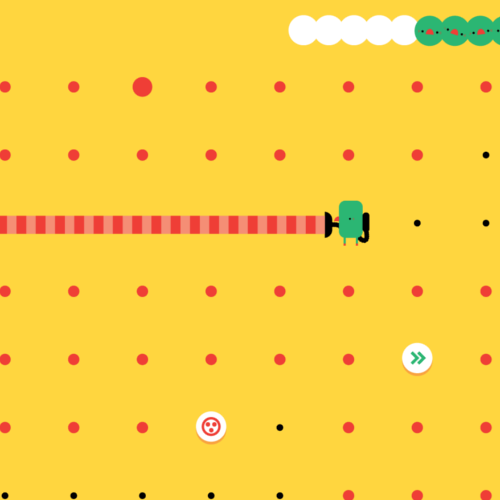
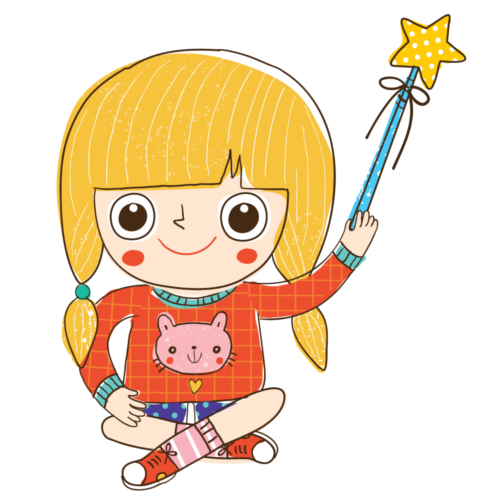
Layers edited between the first and the second 500x500 image:
painted on "Pasted Layer" over [0,0,500,500]
removed layer "Background" over [0,0,500,500]
